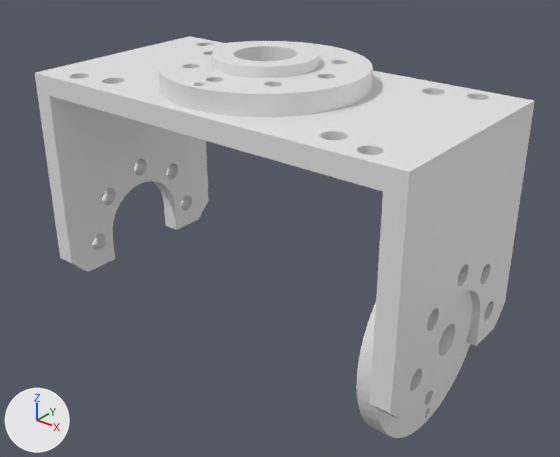
One commit to the OBJ model melissa_mjcf/assets/r_shoulder.obj: the scene before it, then after it.
Before and after are seen from a 50 mm camera at (0.0465, -0.0558, 0.0397) aimed at (0.0017, 0.0003, 0.0049). Lighting does not change. The marker at lower left points along +X, +Y and +Z. The picture after the commit comes second. Where no turn or scale is listed for an object, it has been applied to the vertices.

Objects in the first picture: 'r_shoulder'.
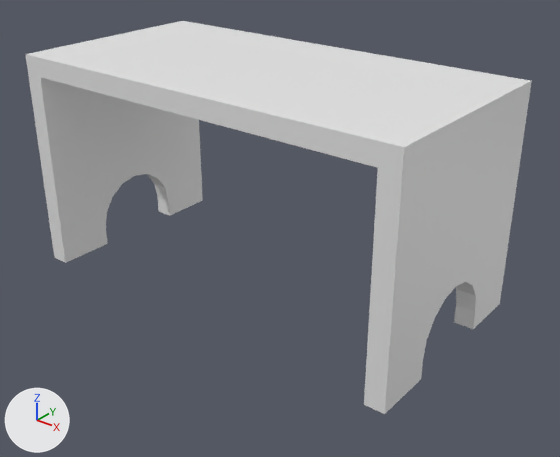
Boxes (x1, y1, x2, y2) around the edits, measured in the pictures (560 x 457 px):
'r_shoulder', reshaped
    before: (35, 36, 535, 438)
    after: (25, 21, 532, 414)
part 1 of me_r_shoulder, rebuilt
    before: (35, 36, 535, 438)
    after: (25, 21, 532, 414)
part 2 of me_r_shoulder, deleted
    before: (158, 41, 373, 117)

The change in detail:
me_r_shoulder is used by ob_r_shoulder; location (0.0, 0.0, 0.0).
me_r_shoulder had 5631 vertices, 11472 faces and spanned x -0.0208..0.0222, y -0.011..0.011, z -0.0102..0.0228.
me_r_shoulder now has 130 vertices, 256 faces and spans x -0.0218..0.0217, y -0.0111..0.0109, z -0.0015..0.0215.
me_r_shoulder part 1: the loose piece of 4153 vertices spanning x -0.0208..0.0222, y -0.011..0.011, z -0.0102..0.0198 is rebuilt with 130 vertices and now spans x -0.0218..0.0217, y -0.0111..0.0109, z -0.0015..0.0215.
me_r_shoulder part 2: the loose piece of 1478 vertices spanning x -0.0098..0.0102, y -0.01..0.01, z 0.0186..0.0228 is deleted.
